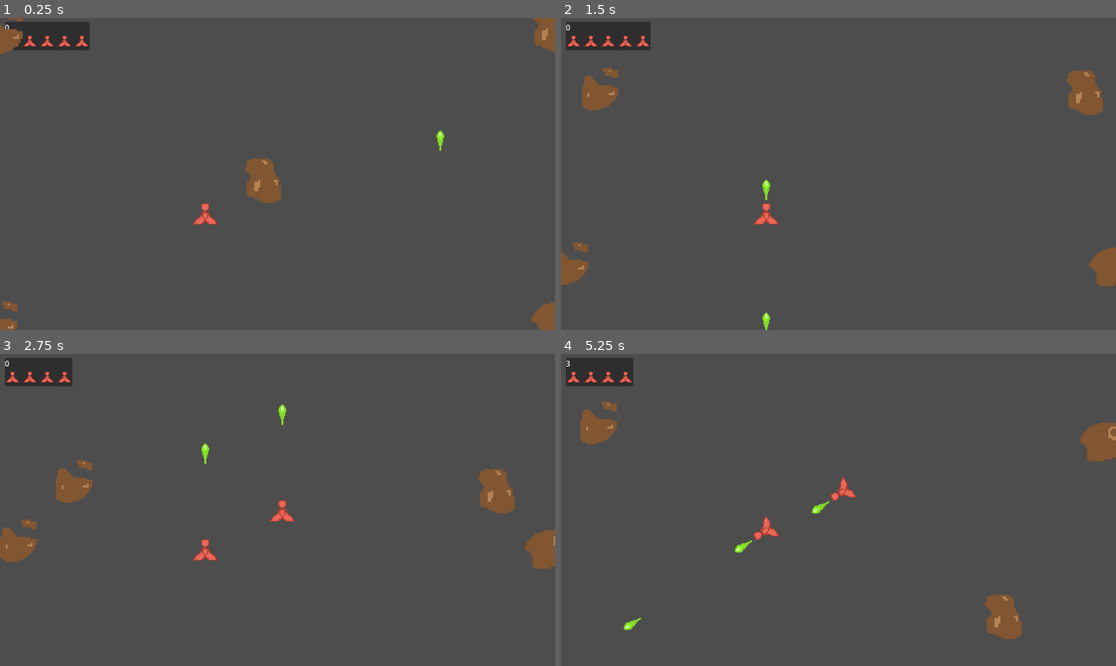
Above: before the commit, frames 1-4 (two rows, left to right).
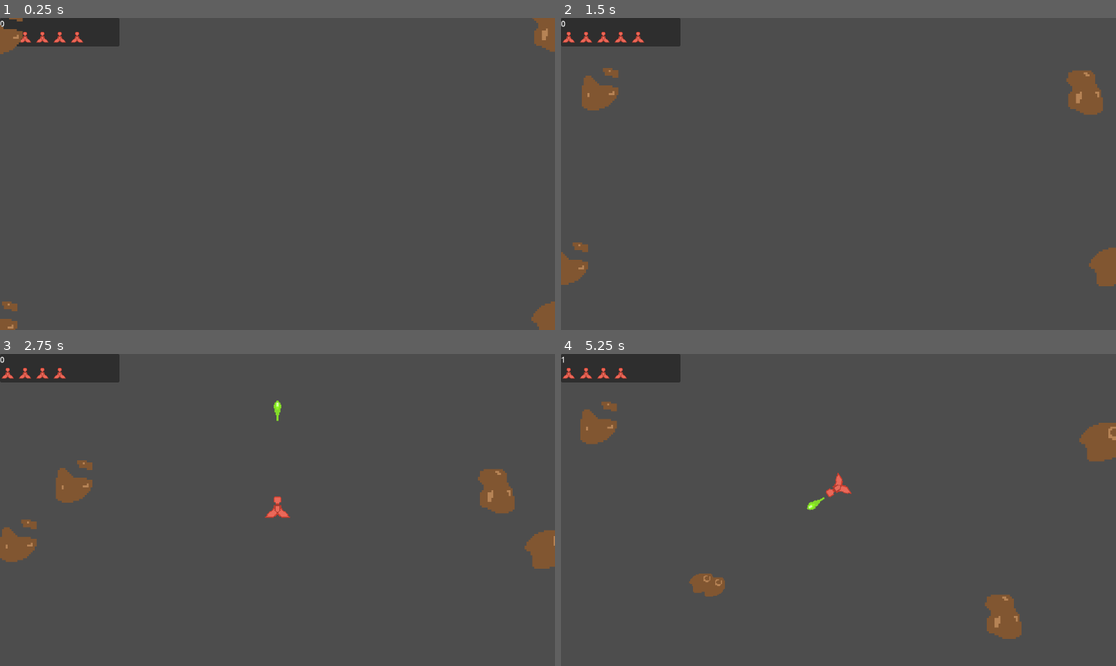
Above: after the commit, the same moments.

Repository: unblinky/space-rocks-plus
Game: Godot game, scene res://Main/Main.tscn
The game is run twice, just before and just after one commit, with the same random seed, the same clock (stepped at 60 frames per second) and the same inputs.
Inputs (mouse positions are in pixels of both pictures, inside the frame that each line leads up to):
- Up to frame 1 (0.25 s): no input
- Up to frame 2 (1.5 s): move the mouse to (960, 158) at 0.52 s; click (960, 158) at 0.6 s; move the mouse to (727, 189) at 1.27 s; click (727, 189) at 1.35 s
- Up to frame 3 (2.75 s): move the mouse to (333, 441) at 2.02 s; tap Space (launch_ship) at 2.1 s; click (333, 441) at 2.3 s
- Up to frame 4 (5.25 s): move the mouse to (810, 572) at 2.77 s; right-click (810, 572) at 2.85 s; click (810, 572) at 3.05 s; move the mouse to (1005, 556) at 3.52 s; hold A (turn_ccw) 3.53-4.28 s; click (1005, 556) at 3.8 s; move the mouse to (672, 463) at 4.27 s; tap D (turn_cw) at 4.35 s; click (672, 463) at 4.55 s; move the mouse to (866, 510) at 5.02 s; click (866, 510) at 5.1 s

The runs differ from the first frame. In frame 1, 2.0% of the frame differs, in the area x 0-81%, y 0-67%; in frame 2, 1.5%; in frame 3, 1.9%; in frame 4, 2.3%, in the area x 0-54%, y 0-89%.
Error before the commit: Invalid assignment of property or key 'ship' with value of type 'Nil' on a base object of type 'Nil'. (res://Ship/Ship.gd:45)

Commit message:
Good bug fixes. Split the rock.

Diff:
--- a/Code/Bullet/Bullet.gd
+++ b/Code/Bullet/Bullet.gd
@@ -3,7 +3,7 @@
 
 @onready var timer: Timer = $Timer
 
-var ship: Ship
+var player: Player
 var speed = 500
 
 func _ready() -> void:
--- a/Code/Main/Main.tscn
+++ b/Code/Main/Main.tscn
@@ -1,21 +1,13 @@
 [gd_scene format=3 uid="uid://b43n0f8g2tfgg"]
 
 [ext_resource type="Script" uid="uid://cgke8bpq05cbs" path="res://Main/Main.gd" id="1"]
-[ext_resource type="PackedScene" uid="uid://duiesnqf505sd" path="res://Rock/Rock.tscn" id="2_83ytx"]
-[ext_resource type="PackedScene" uid="uid://dhmmlqnos0d8n" path="res://Ship/Ship.tscn" id="3_amygn"]
 [ext_resource type="PackedScene" uid="uid://bpi51limxqldb" path="res://Player/Player.tscn" id="4_ps1la"]
-[ext_resource type="PackedScene" uid="uid://db3otv5j2cbxb" path="res://Bullet/Bullet.tscn" id="5_6aewd"]
 
 [node name="Main" type="Node" unique_id=989623172]
 script = ExtResource("1")
 
 [node name="Player" parent="." unique_id=388721277 instance=ExtResource("4_ps1la")]
-
-[node name="Rock" parent="." unique_id=856984719 instance=ExtResource("2_83ytx")]
-position = Vector2(570, 327)
-
-[node name="Ship" parent="." unique_id=1794747543 instance=ExtResource("3_amygn")]
-position = Vector2(426, 413)
-
-[node name="Bullet" parent="." unique_id=1364330677 instance=ExtResource("5_6aewd")]
-position = Vector2(914, 378)
+offset_left = 0.0
+offset_top = 0.0
+offset_right = 248.0
+offset_bottom = 59.0
--- a/Code/Rock/Rock.gd
+++ b/Code/Rock/Rock.gd
@@ -1,6 +1,7 @@
 extends ScreenWrapper
 class_name Rock
 
+const ROCK = preload("res://Rock/Rock.tscn")
 @onready var sprites: AnimatedSprite2D = $Sprites
 
 var main: Main
@@ -20,8 +21,14 @@
 	position += velocity * delta
 
 func split():
-	# TODO: Split rocks into to 2 smaller rocks.
-	pass
+	if scale.x > 0.25:
+		for i in 2:
+			var rock: Rock = ROCK.instantiate()
+			rock.position = position
+			rock.scale = scale * 0.5
+			get_parent().add_child(rock)
+
+	destroy()
 
 func destroy():
 	queue_free()
@@ -29,9 +36,9 @@
 func on_area_entered(other_area: Area2D):
 	print(other_area)
 	if other_area is Bullet:
-		other_area.ship.player.update_score(3)
+		other_area.player.update_score(1)
 		other_area.destroy()
-		self.destroy()
+		self.call_deferred("split")
 
 	elif other_area is Ship:
 		other_area.destroy()
--- a/Code/Ship/Ship.gd
+++ b/Code/Ship/Ship.gd
@@ -4,6 +4,7 @@
 const BULLET = preload("res://Bullet/Bullet.tscn")
 @onready var flame: Polygon2D = $Flame
 
+# TODO: Try this. Send player instead of ship.
 var player: Player
 
 var turn_speed: float = 180.0 # degrees / sec.
@@ -33,7 +34,7 @@
 	# Spawn bullet, pos, reparent.
 	if Input.is_action_just_pressed("fire"):
 		var bullet: Bullet = BULLET.instantiate()
-		bullet.ship = self
+		bullet.player = self.player
 		bullet.position = self.position
 		bullet.rotation = self.rotation
 		self.get_parent().add_child(bullet)
